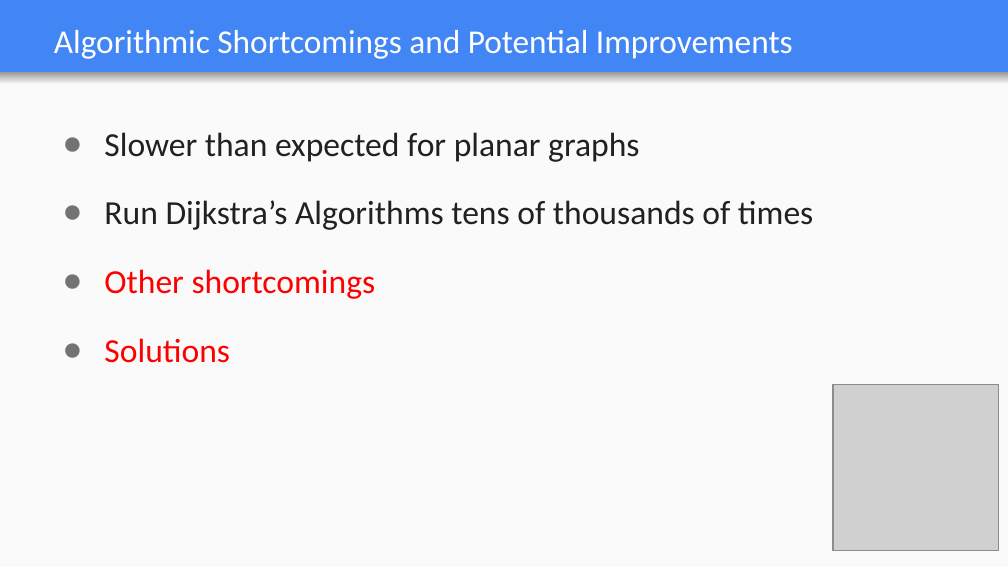
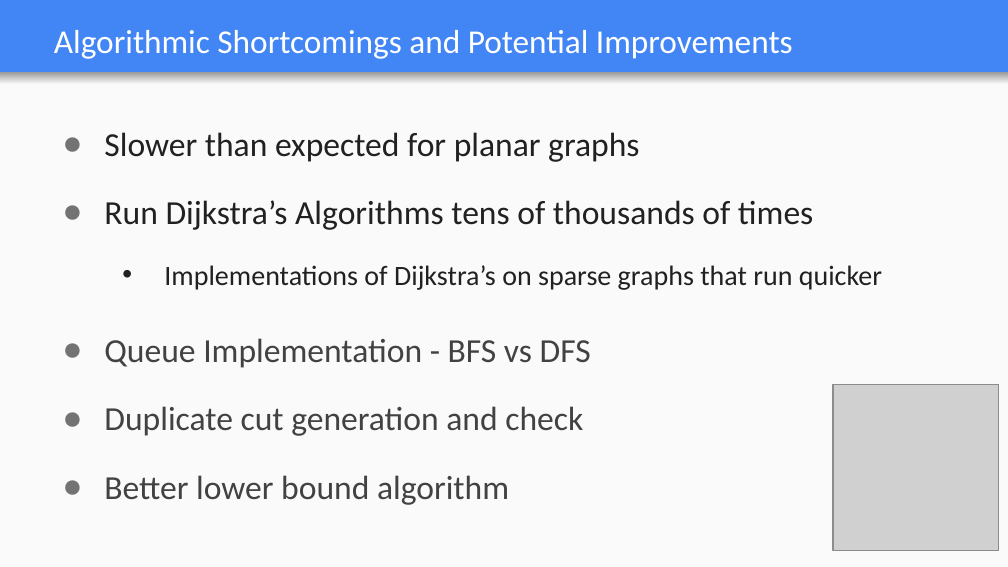
Before and after one commit to aggardner/574_max_cut, a slide deck: slide 10 of Max_Cut_ppt.ppt. Drawn at 1008x567 pixels with LibreOffice and Linux fonts; fonts in the diff are those of the drawing; grey boxes stand for pictures. Boxes give left, top, right and bottom in pixels: in the first picture for what was removed or moved away, otherwise in the second. Text is boxed around its words. In the diff, an @@ line names an element or a change of style, - is before the commit and + after.

Commit message:
paper and deck update
deck finished except for pseudocode, paper missing algorithm implementation, intro, future work, and conclusion

```diff
--- a/Max_Cut_ppt.ppt
+++ b/Max_Cut_ppt.ppt
@@ text added at box(164, 265, 882, 290), 20 pt, text #212121 @@
+        • Implementations of Dijkstra’s on sparse graphs that run quicker
@@ text at box(104, 338, 591, 505): text changed; text colour #FF0000 to #424242 @@
-● Other shortcomings
-● Solutions
+● Queue Implementation - BFS vs DFS
+● Duplicate cut generation and check
+● Better lower bound algorithm
```
Also in this commit, not shown: 4 other slides changed, 1 other file.
